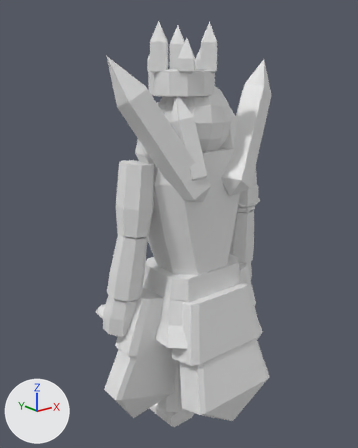
The FBX model roblox/art/bosses/crystal_queen.fbx as it was, and as the next commit left it.
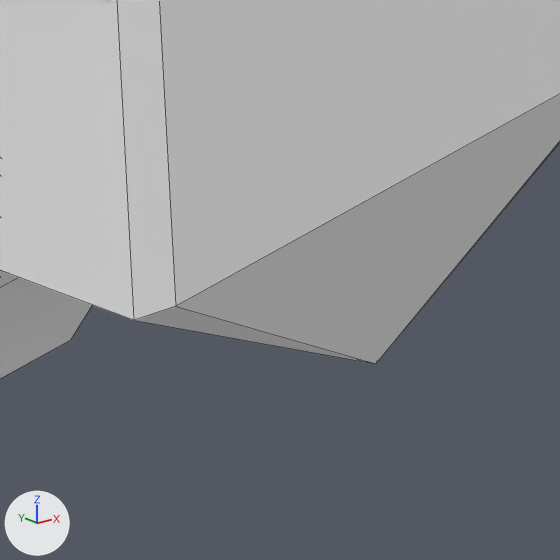
The first picture shows the older version from a 50 mm camera at (-4.51, -5.32, 3.85) aimed at (-0.11, 0.17, 1.65). The close-ups show the older and then the newer version on the part from 51% to 72% of the width and 83% to 100% of the height of that picture. Only the edits that show in the close-ups are written down. The lights are fixed; the arrows at lower left show +X, +Y and +Z. The close-ups show mesh edges as thin lines. Where no turn or scale is listed for an object, it has been applied to the vertices.

In view in the first close-up: 'Foot_L', 'SkirtB2' and 1 more.
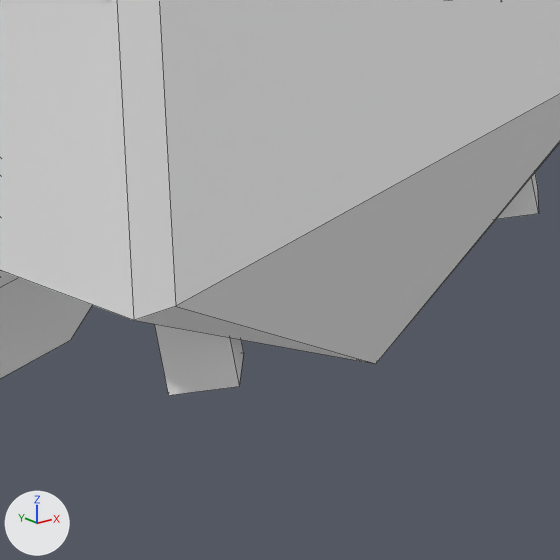
What differs and where, as boxes [x1, y1, x2, y2] in the close-ups (560 x 560 px):
'Deco_Hem_B_L', added
    after: [154, 324, 244, 395]
'Deco_Hem_B_R', added
    after: [497, 173, 539, 219]

What changed in the scene script:
```text
Add mat_crystal_queen_deco_hem_b_r:
    mat_crystal_queen_deco_hem_b_r = principled_material('crystal_queen_Deco_Hem_B_R')
    mat_crystal_queen_deco_hem_b_r.base_color = (0.8, 0.8, 0.8)  # white #e7e7e7
Add mat_crystal_queen_deco_hem_b_l:
    mat_crystal_queen_deco_hem_b_l = principled_material('crystal_queen_Deco_Hem_B_L')
    mat_crystal_queen_deco_hem_b_l.base_color = (0.8, 0.8, 0.8)  # white #e7e7e7
Add me_deco_hem_b_r:
    me_deco_hem_b_r.from_pydata([(0.099, -0.065, -0.2), (0.099, 0.065, 0.2), (0.0, 0.159, 0.169), (0.0, 0.029, -0.23), (0.0, -0.159, -0.169), (0.0, -0.029, 0.23), (-0.099, 0.065, 0.2), (-0.099, -0.065, -0.2)], [], [(0, 1, 5, 4), (1, 2, 6, 5), (2, 3, 7, 6), (3, 0, 4, 7), (3, 2, 1, 0), (4, 5, 6, 7)])
    me_deco_hem_b_r.materials.append(mat_crystal_queen_deco_hem_b_r)  # white #e7e7e7
Add me_deco_hem_b_l:
    me_deco_hem_b_l.from_pydata([(0.0, 0.029, -0.23), (0.0, 0.159, 0.169), (-0.099, 0.065, 0.2), (-0.099, -0.065, -0.2), (0.099, -0.065, -0.2), (0.099, 0.065, 0.2), (0.0, -0.029, 0.23), (0.0, -0.159, -0.169)], [], [(0, 1, 5, 4), (1, 2, 6, 5), (2, 3, 7, 6), (3, 0, 4, 7), (3, 2, 1, 0), (4, 5, 6, 7)])
    me_deco_hem_b_l.materials.append(mat_crystal_queen_deco_hem_b_l)  # white #e7e7e7
Add ob_deco_hem_b_r:
    ob_deco_hem_b_r = bpy.data.objects.new('Deco_Hem_B_R', me_deco_hem_b_r)
    ob_deco_hem_b_r.location = (0.42, -0.861, -0.818)
Add ob_deco_hem_b_l:
    ob_deco_hem_b_l = bpy.data.objects.new('Deco_Hem_B_L', me_deco_hem_b_l)
    ob_deco_hem_b_l.location = (-0.42, -0.861, -0.818)
```
